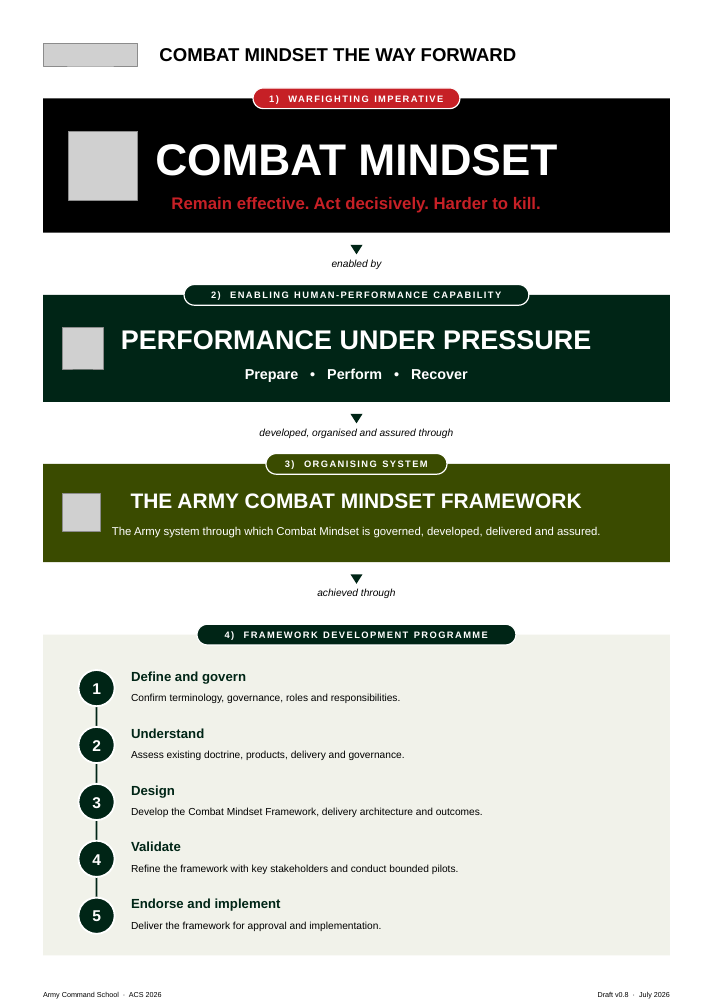
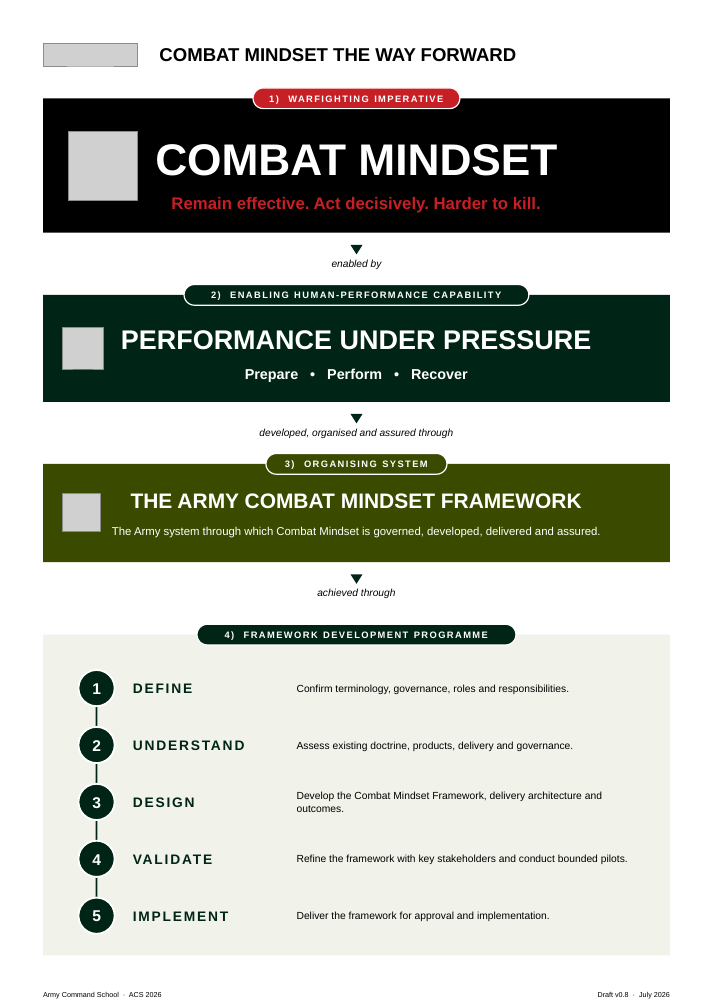
Before and after one commit to TacEdge/PUP, a slide deck: slide 1 of output/combat-mindset-onepager-portrait.pptx. Drawn at 713x1008 pixels with LibreOffice and Linux fonts; fonts in the diff are those of the drawing; grey boxes stand for pictures. Boxes give left, top, right and bottom in pixels: in the first picture for what was removed or moved away, otherwise in the second. Text is boxed around its words. In the diff, an @@ line names an element or a change of style, - is before the commit and + after.

```diff
--- a/output/combat-mindset-onepager-portrait.pptx
+++ b/output/combat-mindset-onepager-portrait.pptx
@@ text at bbox=[133, 683, 193, 693]: text changed; size 11 to 11.5 pt @@
-Define and govern
+DEFINE
@@ size 8.5 to 8.6 pt in 5 elements at bbox=[297, 741, 574, 751], bbox=[297, 792, 602, 812], bbox=[297, 855, 628, 864], bbox=[297, 912, 550, 921], bbox=[297, 684, 569, 694] @@
@@ text "Confirm terminology, governance, roles and ...": place and size @@
-text "Confirm terminology, governance, roles and ..." at bbox=[131, 693, 401, 703]
+text "Confirm terminology, governance, roles and ..." at bbox=[297, 684, 569, 694]
@@ text at bbox=[131, 728, 204, 738]: text changed; size 11 to 11.5 pt @@
-Understand
+UNDERSTAND
@@ text "Assess existing doctrine, products, delivery ...": place and size @@
-text "Assess existing doctrine, products, delivery ..." at bbox=[131, 750, 405, 760]
+text "Assess existing doctrine, products, delivery ..." at bbox=[297, 741, 574, 751]
@@ text at bbox=[133, 797, 195, 807]: text changed; size 11 to 11.5 pt @@
-Design
+DESIGN
@@ text "Develop the Combat Mindset Framework, ...": place and size @@
-text "Develop the Combat Mindset Framework, ..." at bbox=[131, 807, 483, 817]
+text "Develop the Combat Mindset Framework, ..." at bbox=[297, 792, 602, 812]
@@ text "Refine the framework with key ...": place and size @@
-text "Refine the framework with key ..." at bbox=[131, 864, 459, 874]
+text "Refine the framework with key ..." at bbox=[297, 855, 628, 864]
@@ text at bbox=[131, 841, 181, 851]: text changed; size 11 to 11.5 pt @@
-Validate
+VALIDATE
@@ text "Deliver the framework for approval ...": place and size @@
-text "Deliver the framework for approval ..." at bbox=[131, 921, 381, 931]
+text "Deliver the framework for approval ..." at bbox=[297, 912, 550, 921]
@@ text at bbox=[133, 911, 229, 921]: text changed; size 11 to 11.5 pt @@
-Endorse and implement
+IMPLEMENT
```
Also in this commit, not shown: 5 other files.
